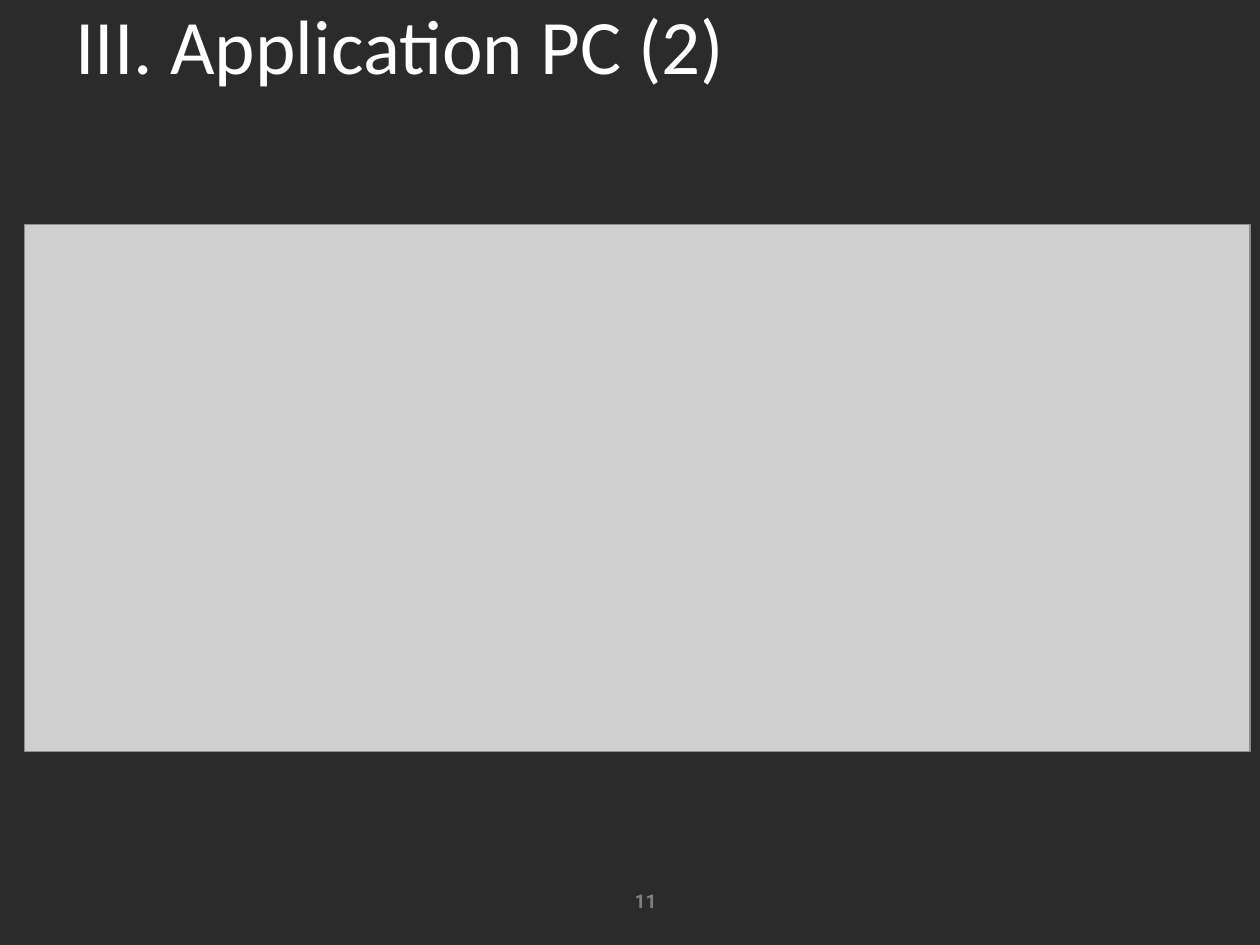
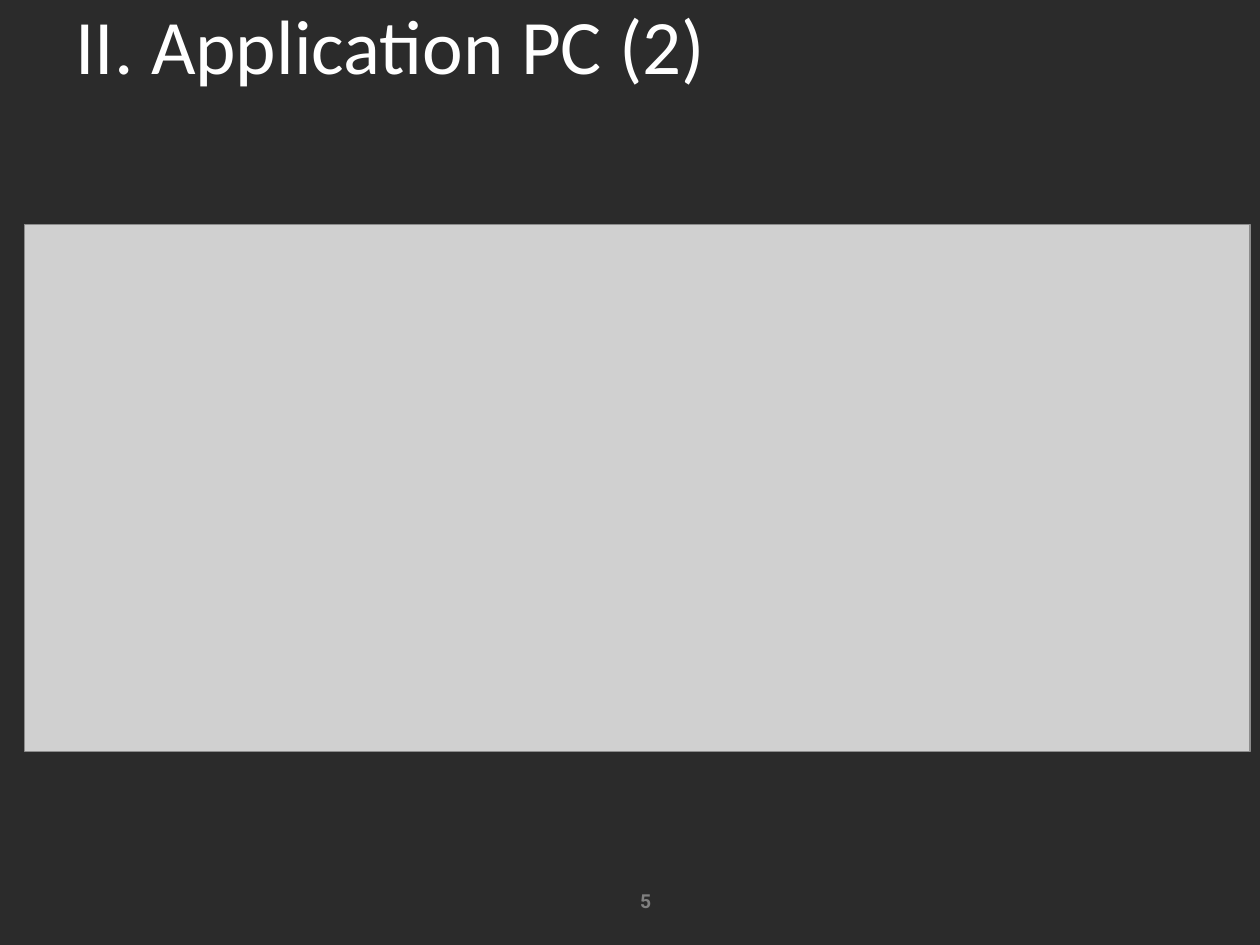
Before and after one commit to AnceretMatthieu/bebete, a slide deck: slide 5 of Soutenance/soutenance-projet-co.pptx (slide 11 before the commit). Drawn at 1260x945 pixels with LibreOffice and Linux fonts; fonts in the diff are those of the drawing; grey boxes stand for pictures; background and template pictures are left out; a plain dark background stands for a picture behind light text. Boxes give left, top, right and bottom in pixels: in the first picture for what was removed or moved away, otherwise in the second. Text is boxed around its words. In the diff, an @@ line names an element or a change of style, - is before the commit and + after.

```diff
--- a/Soutenance/soutenance-projet-co.pptx
+++ b/Soutenance/soutenance-projet-co.pptx
@@ title at [76,18,705,87]: text changed @@
-III. Application PC (2)
+II. Application PC (2)
@@ page number at [640,894,651,908]: text changed @@
-11
+5
```
Also in this commit, not shown: 11 other slides changed, 22 other files.
